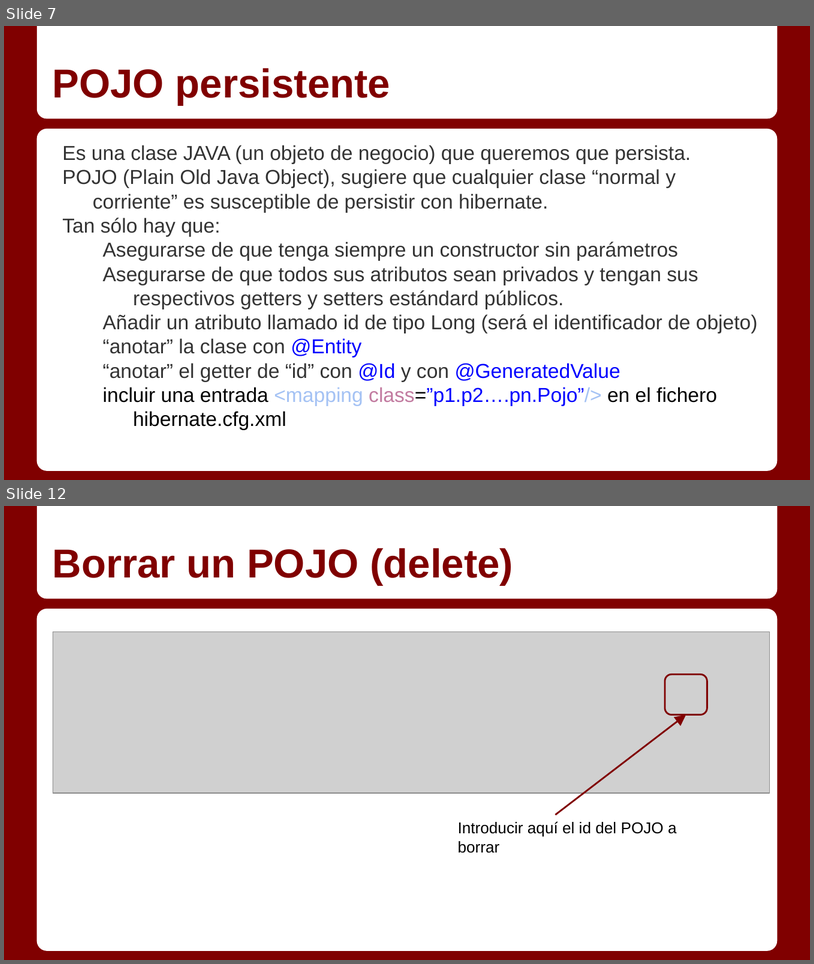
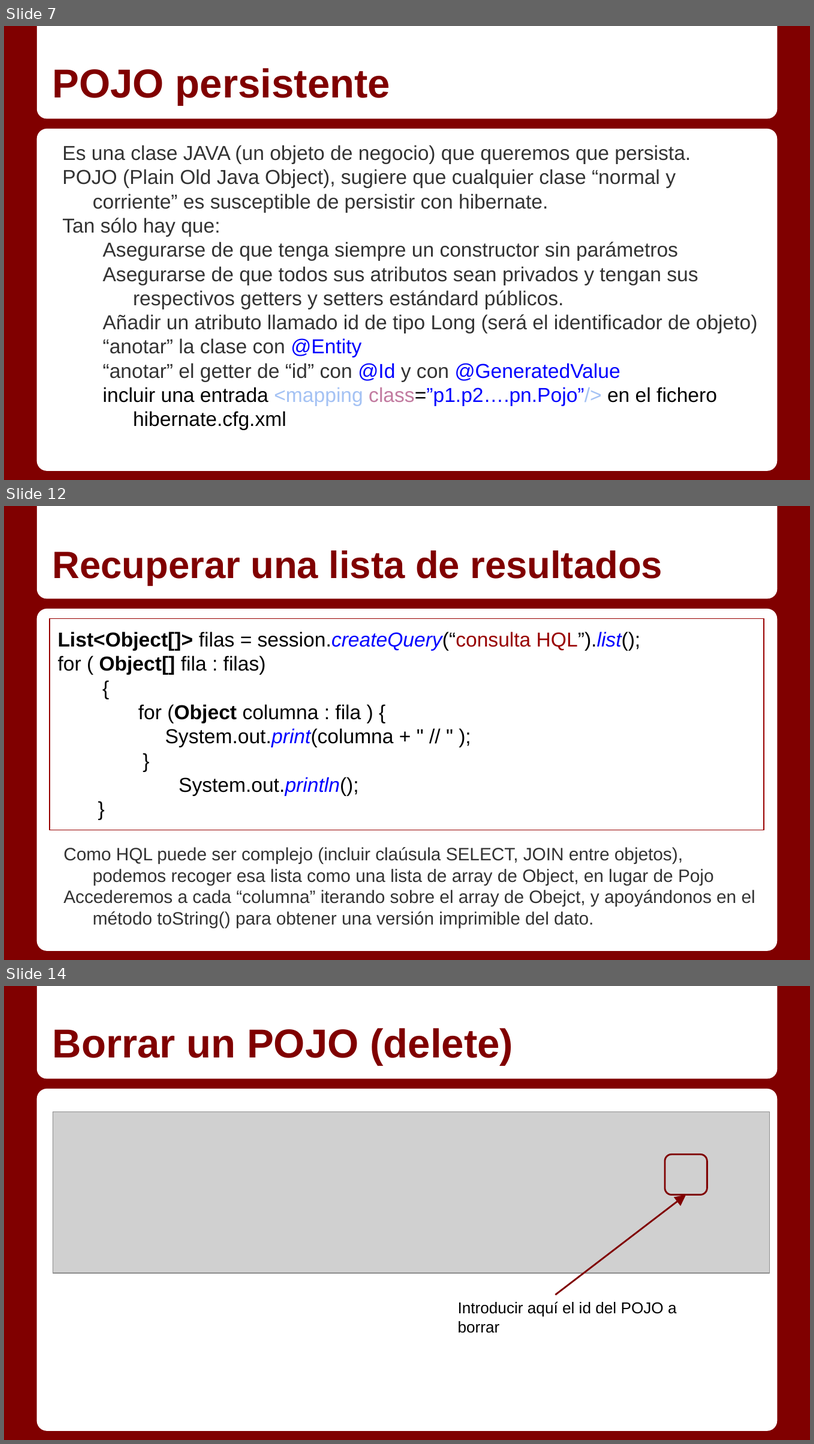
Before and after one commit to Gmuela/Apuntes, a slide deck: Servidor/Temas/2_1 - Persistencia con Hibernate.pptx. Shown one above the other, each under a label of ours: slides 7 and 12 before the commit, slides 7, 12 and 14 after it; the slides between them are not shown. The pictures are 814x964 and 814x1444 pixels, drawn with LibreOffice and Linux fonts; fonts in the diff are those of the drawing; grey boxes stand for pictures. Boxes give left, top, right and bottom in pixels: in the first picture for what was removed or moved away, otherwise in the second. Text is boxed around its words. In the diff, an @@ line names an element or a change of style, - is before the commit and + after.

```diff
--- a/Servidor/Temas/2_1 - Persistencia con Hibernate.pptx
+++ b/Servidor/Temas/2_1 - Persistencia con Hibernate.pptx
@@ slide 12 added at (x1=4, y1=506, x2=810, y2=960), background #800000; not listed: 2 template elements that a slide beside it also shows @@
@@ title added at (x1=53, y1=550, x2=663, y2=585), 34 pt, text #800000, bold @@
+Recuperar una lista de resultados
@@ rectangle added at (x1=50, y1=618, x2=764, y2=829), outline #980000 0.75 pt, 18 pt, text #000000 @@
+List<Object[]> filas = session.createQuery(“consulta HQL”).list();
+for ( Object[] fila : filas)
+{
+for (Object columna : fila ) {
+System.out.print(columna + " // " );
+}
+System.out.println();
+}
@@ text added at (x1=63, y1=847, x2=756, y2=928), 16 pt, text #333333 @@
+Como HQL puede ser complejo (incluir claúsula SELECT, JOIN entre objetos), podemos recoger esa lista como una lista de array de Object, en lugar de Pojo
+Accederemos a cada “columna” iterando sobre el array de Obejct, y apoyándonos en el método toString() para obtener una versión imprimible del dato.
@@ what was slide 12 is now slide 14 @@
```
Also in this commit, not shown: 6 slides changed, 1 other slide added, 1 other file.
